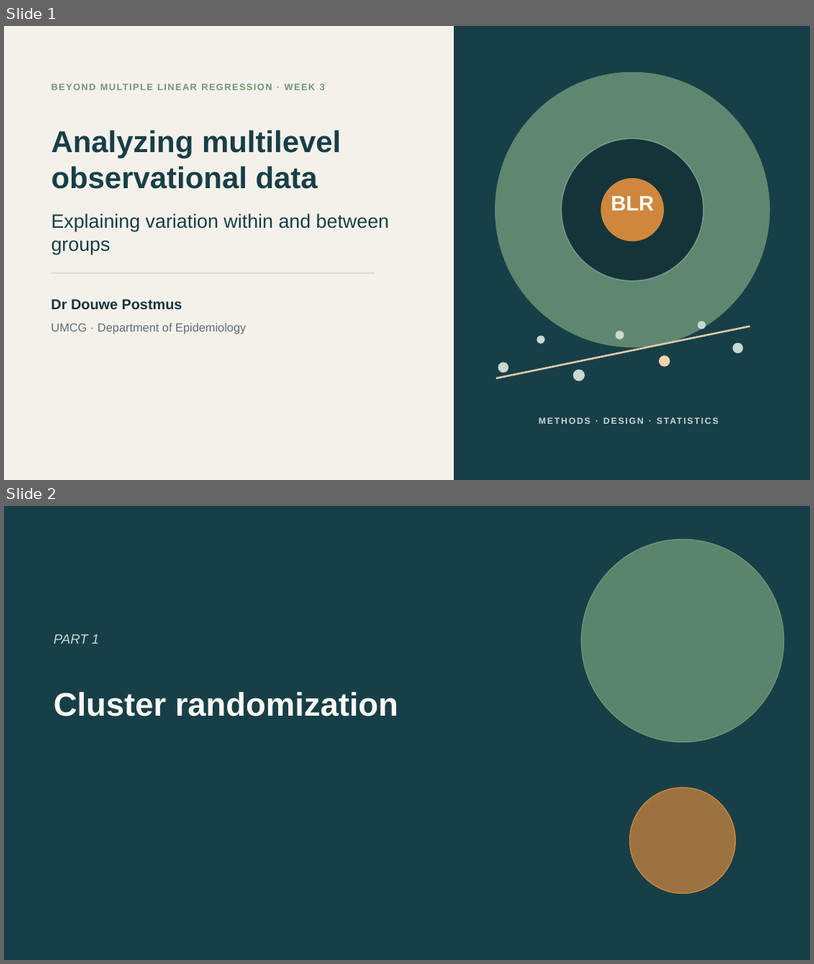
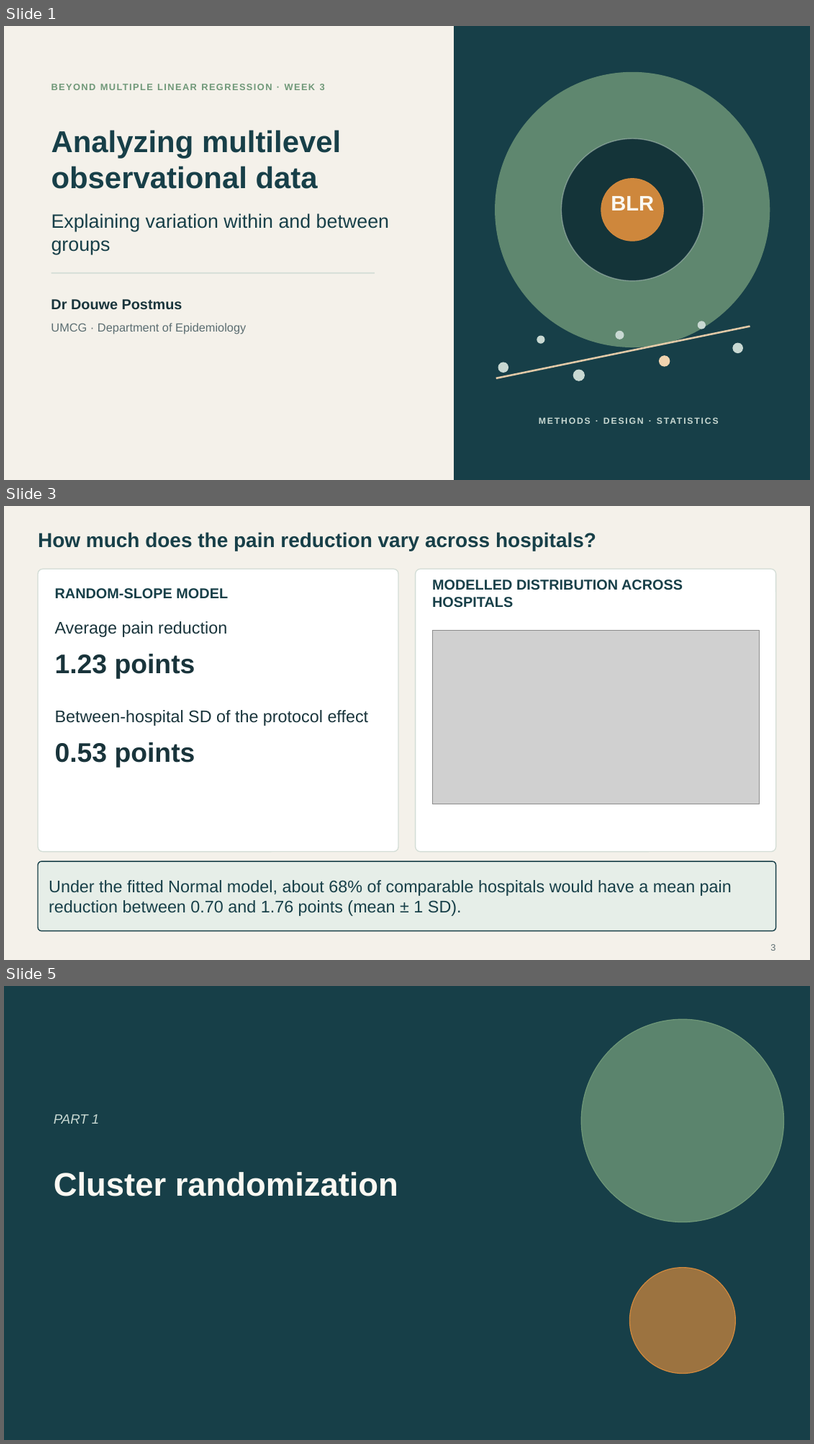
Before and after one commit to Postmus/BeyondMLR, a slide deck: lectures_2627/week3/Beyond_MLR_Week_3.pptx. Shown one above the other, each under a label of ours: slides 1 and 2 before the commit, slides 1, 3 and 5 after it; the slides between them are not shown. The pictures are 814x964 and 814x1444 pixels, drawn with LibreOffice and Linux fonts; fonts in the diff are those of the drawing; grey boxes stand for pictures. Boxes give left, top, right and bottom in pixels: in the first picture for what was removed or moved away, otherwise in the second. Text is boxed around its words. In the diff, an @@ line names an element or a change of style, - is before the commit and + after.

```diff
--- a/lectures_2627/week3/Beyond_MLR_Week_3.pptx
+++ b/lectures_2627/week3/Beyond_MLR_Week_3.pptx
@@ slide 3 added at (4, 506, 810, 960), background #F4F1EA @@
@@ text added at (38, 532, 597, 551), 24 pt, text #173F48, bold @@
+How much does the pain reduction vary across hospitals?
@@ rounded rectangle added at (38, 569, 399, 852), fill #FFFFFF, outline #D3DDD6 1.1 pt @@
@@ rounded rectangle added at (415, 569, 776, 852), fill #FFFFFF, outline #D3DDD6 1.1 pt @@
@@ text added at (55, 588, 228, 599), 17 pt, text #173F48, bold @@
+RANDOM-SLOPE MODEL
@@ text added at (432, 579, 683, 608), 17 pt, text #173F48, bold @@
+MODELLED DISTRIBUTION ACROSS HOSPITALS
@@ text added at (55, 621, 227, 637), 20 pt, text #19343B @@
+Average pain reduction
@@ picture added at (432, 630, 759, 803) @@
@@ text added at (55, 654, 196, 679), 32 pt, text #19343B, bold @@
+1.23 points
@@ text added at (55, 710, 369, 726), 20 pt, text #19343B @@
+Between-hospital SD of the protocol effect
@@ text added at (55, 742, 196, 767), 32 pt, text #19343B, bold @@
+0.53 points
@@ rounded rectangle added at (38, 861, 777, 931), fill #E6EEE8, outline #173F48 1.2 pt @@
@@ text added at (49, 880, 732, 916), 20 pt, text #173F48 @@
+Under the fitted Normal model, about 68% of comparable hospitals would have a mean pain reduction between 0.70 and 1.76 points (mean ± 1 SD).
@@ page number added at (771, 944, 776, 950), 11 pt, text #5C6E72 @@
+3
@@ what was slide 2 is now slide 5 @@
```
Also in this commit, not shown: 7 slides changed, 5 other slides added, 1 slide removed, 21 other files.
